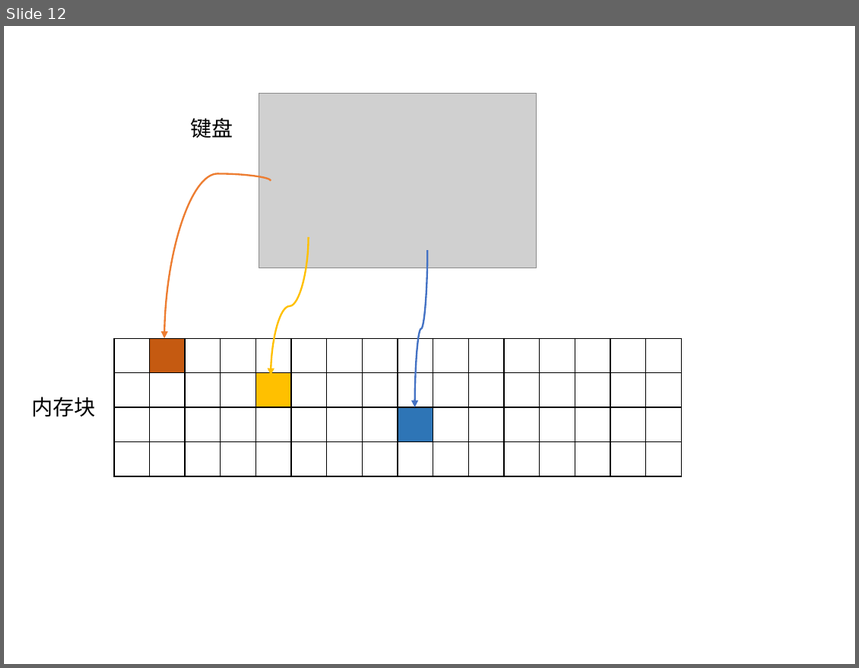
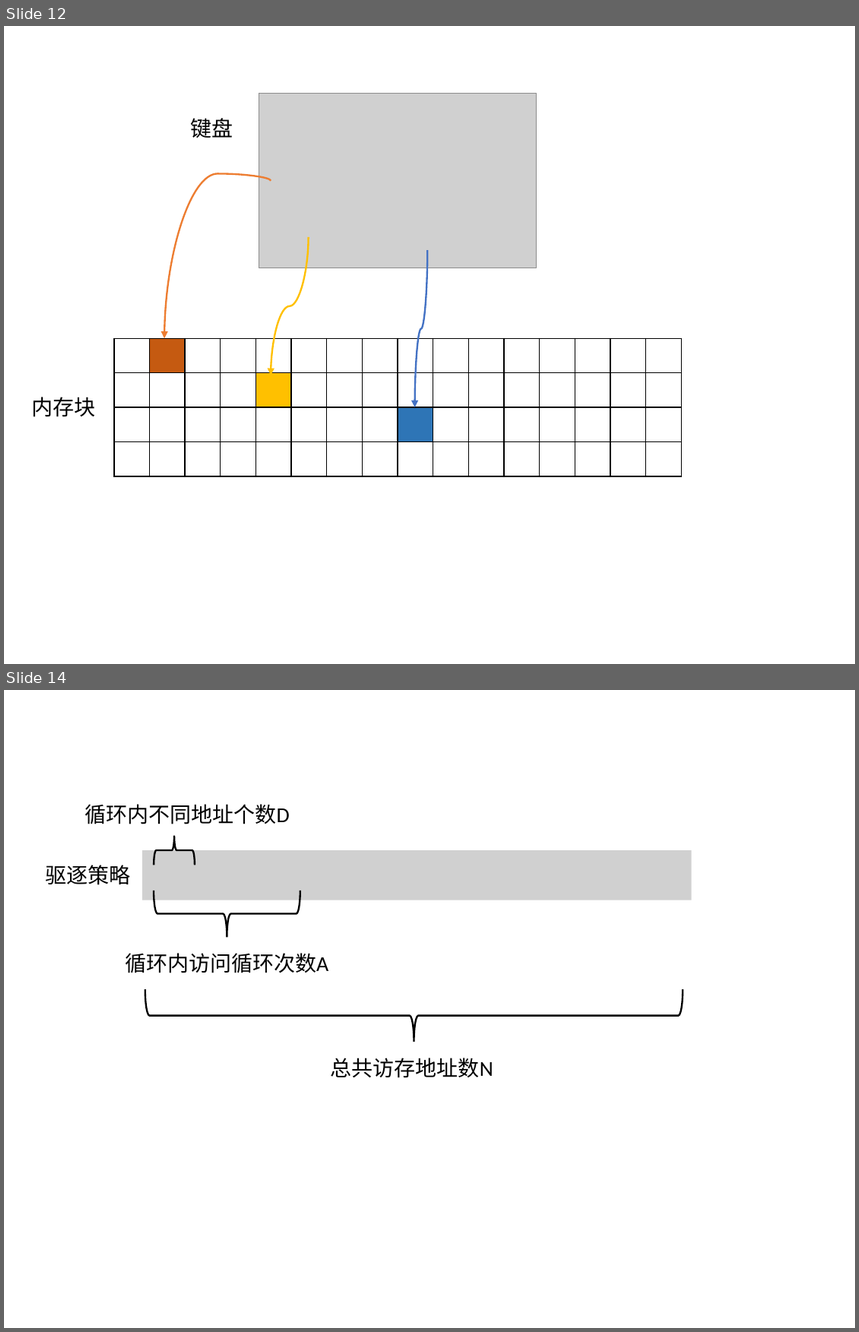
Before and after one commit to leborn0101/graduation, a slide deck: 论文图片.pptx. Shown one above the other, each under a label of ours: slide 12 before the commit, slides 12 and 14 after it; the slides between them are not shown. The pictures are 859x668 and 859x1332 pixels, drawn with LibreOffice and Linux fonts; fonts in the diff are those of the drawing; grey boxes stand for pictures. Boxes give left, top, right and bottom in pixels: in the first picture for what was removed or moved away, otherwise in the second. Text is boxed around its words. In the diff, an @@ line names an element or a change of style, - is before the commit and + after.

```diff
--- a/论文图片.pptx
+++ b/论文图片.pptx
@@ slide 14 added at (4, 690, 855, 1328), background #FFFFFF @@
@@ text added at (85, 804, 290, 825), 18 pt, text #000000 @@
+循环内不同地址个数D
@@ left brace added at (154, 835, 195, 865), outline #000000 1.5 pt @@
@@ text added at (46, 865, 131, 885), 18 pt, text #000000 @@
+驱逐策略
@@ picture added at (142, 850, 691, 901) @@
@@ left brace added at (154, 891, 300, 937), outline #000000 1.5 pt @@
@@ text added at (125, 953, 329, 973), 18 pt, text #000000 @@
+循环内访问循环次数A
@@ left brace added at (145, 989, 683, 1043), outline #000000 1.5 pt @@
@@ text added at (331, 1058, 493, 1078), 18 pt, text #000000 @@
+总共访存地址数N
```
Also in this commit, not shown: 2 other slides added, 17 other files.
